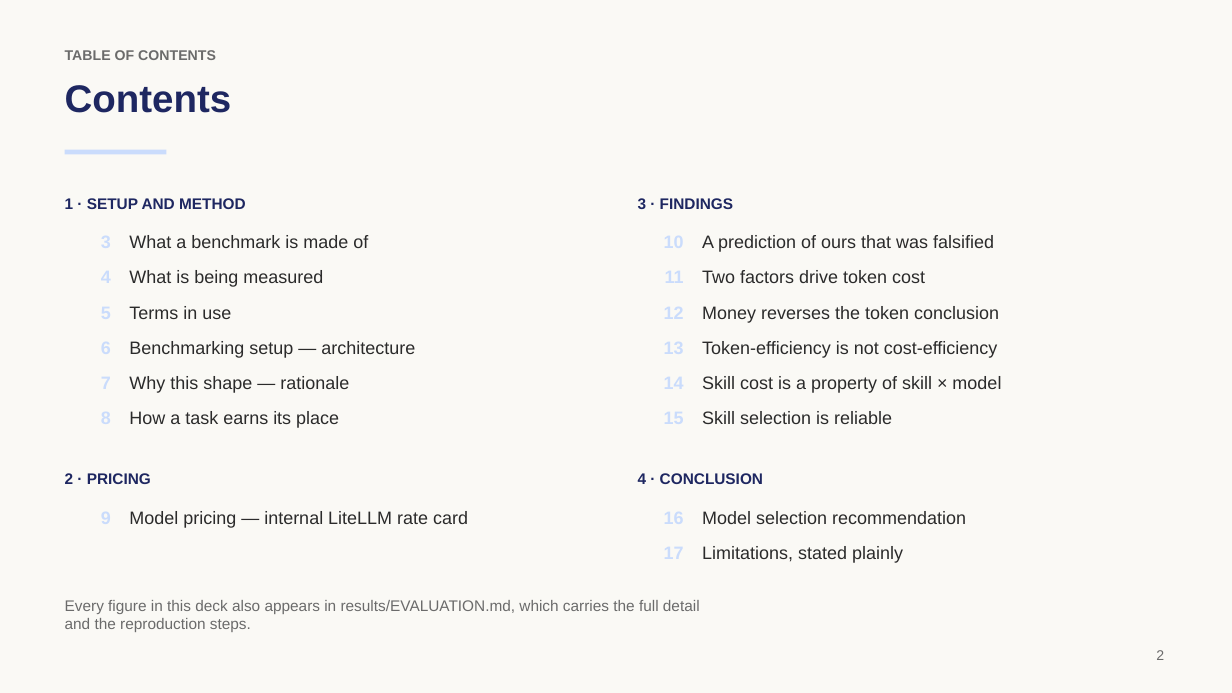
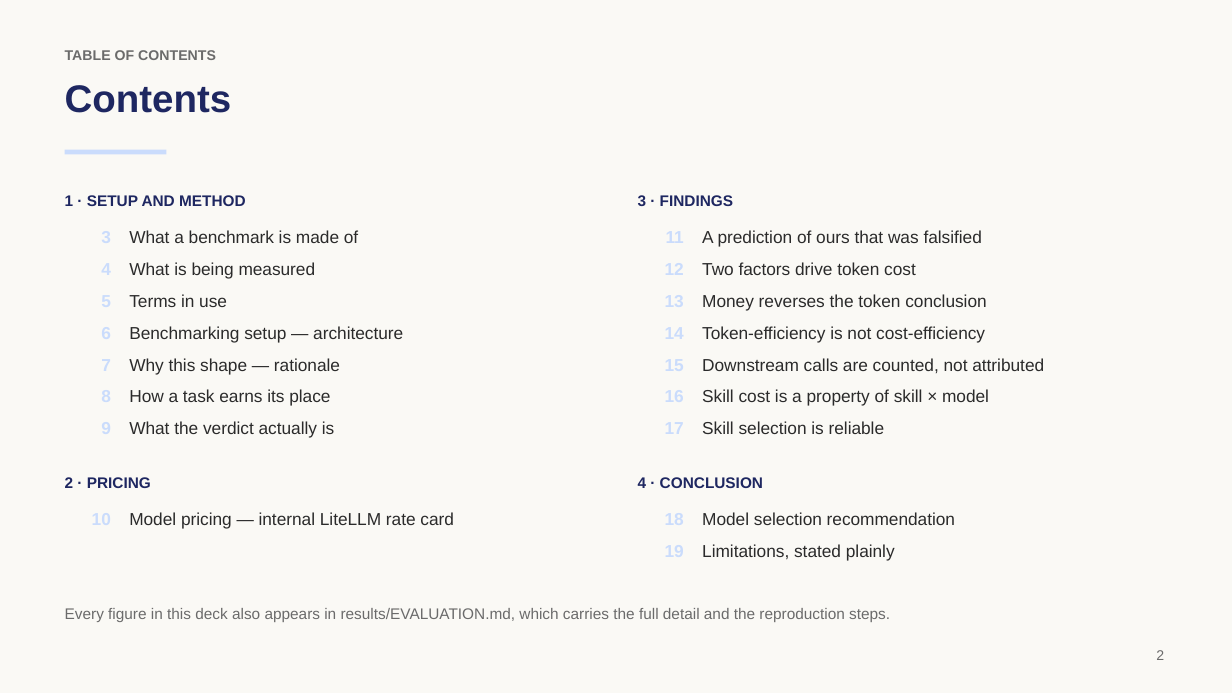
Before and after one commit to rossoctl/autobench-claudecode, a slide deck: slide 2 of results/autobench-claudecode-summary.pptx. Drawn at 1232x693 pixels with LibreOffice and Linux fonts; fonts in the diff are those of the drawing. Boxes give left, top, right and bottom in pixels: in the first picture for what was removed or moved away, otherwise in the second. Text is boxed around its words. In the diff, an @@ line names an element or a change of style, - is before the commit and + after.

```diff
--- a/results/autobench-claudecode-summary.pptx
+++ b/results/autobench-claudecode-summary.pptx
@@ 4 texts: place and size @@
-4 texts at <box>129,270,999,323</box>
+4 texts at <box>129,262,986,311</box>
@@ text "Benchmarking setup — architecture": place and size @@
-text "Benchmarking setup — architecture" at <box>129,341,415,358</box>
+text "Benchmarking setup — architecture" at <box>129,326,403,343</box>
@@ size 14 to 13.5 pt in 15 elements at <box>129,230,358,243</box>, <box>129,262,316,279</box>, <box>129,294,227,307</box>, <box>129,326,403,343</box>, <box>129,358,340,374</box>, <box>129,389,330,406</box>, <box>702,544,895,561</box>, <box>129,512,454,529</box>, <box>702,512,955,525</box>, <box>702,230,982,247</box>, <box>702,262,916,275</box>, <box>702,421,885,434</box>, <box>702,294,986,311</box>, <box>702,389,989,406</box>, <box>702,326,985,343</box> @@
@@ text "Token-efficiency is not cost-efficiency": place and size @@
-text "Token-efficiency is not cost-efficiency" at <box>702,341,998,358</box>
+text "Token-efficiency is not cost-efficiency" at <box>702,326,985,343</box>
@@ text "Why this shape — rationale": place and size @@
-text "Why this shape — rationale" at <box>129,376,349,393</box>
+text "Why this shape — rationale" at <box>129,358,340,374</box>
@@ text added at <box>702,358,1044,373</box>, 13.5 pt, text #2B2B2B @@
+Downstream calls are counted, not attributed
@@ text "How a task earns its ...": place and size @@
-text "How a task earns its ..." at <box>129,411,339,428</box>
+text "How a task earns its ..." at <box>129,389,330,406</box>
@@ text "Skill cost is a property ...": place and size @@
-text "Skill cost is a property ..." at <box>702,376,1001,393</box>
+text "Skill cost is a property ..." at <box>702,389,989,406</box>
@@ text "Skill selection is reliable": place and size @@
-text "Skill selection is reliable" at <box>702,411,892,424</box>
+text "Skill selection is reliable" at <box>702,421,885,434</box>
@@ text added at <box>129,421,335,438</box>, 13.5 pt, text #2B2B2B @@
+What the verdict actually is
@@ text "2 · PRICING": place and size @@
-text "2 · PRICING" at <box>65,473,151,484</box>
+text "2 · PRICING" at <box>65,477,151,488</box>
@@ text "4 · CONCLUSION": place and size @@
-text "4 · CONCLUSION" at <box>638,473,763,484</box>
+text "4 · CONCLUSION" at <box>638,477,763,488</box>
@@ text at <box>65,608,890,622</box>: text changed @@
-Every figure in this deck also appears in results/EVALUATION.md, which carries the full detail
-and the reproduction steps.
+Every figure in this deck also appears in results/EVALUATION.md, which carries the full detail and the reproduction steps.
```
Also in this commit, not shown: 10 other slides changed, 2 slides added, 2 other files.
